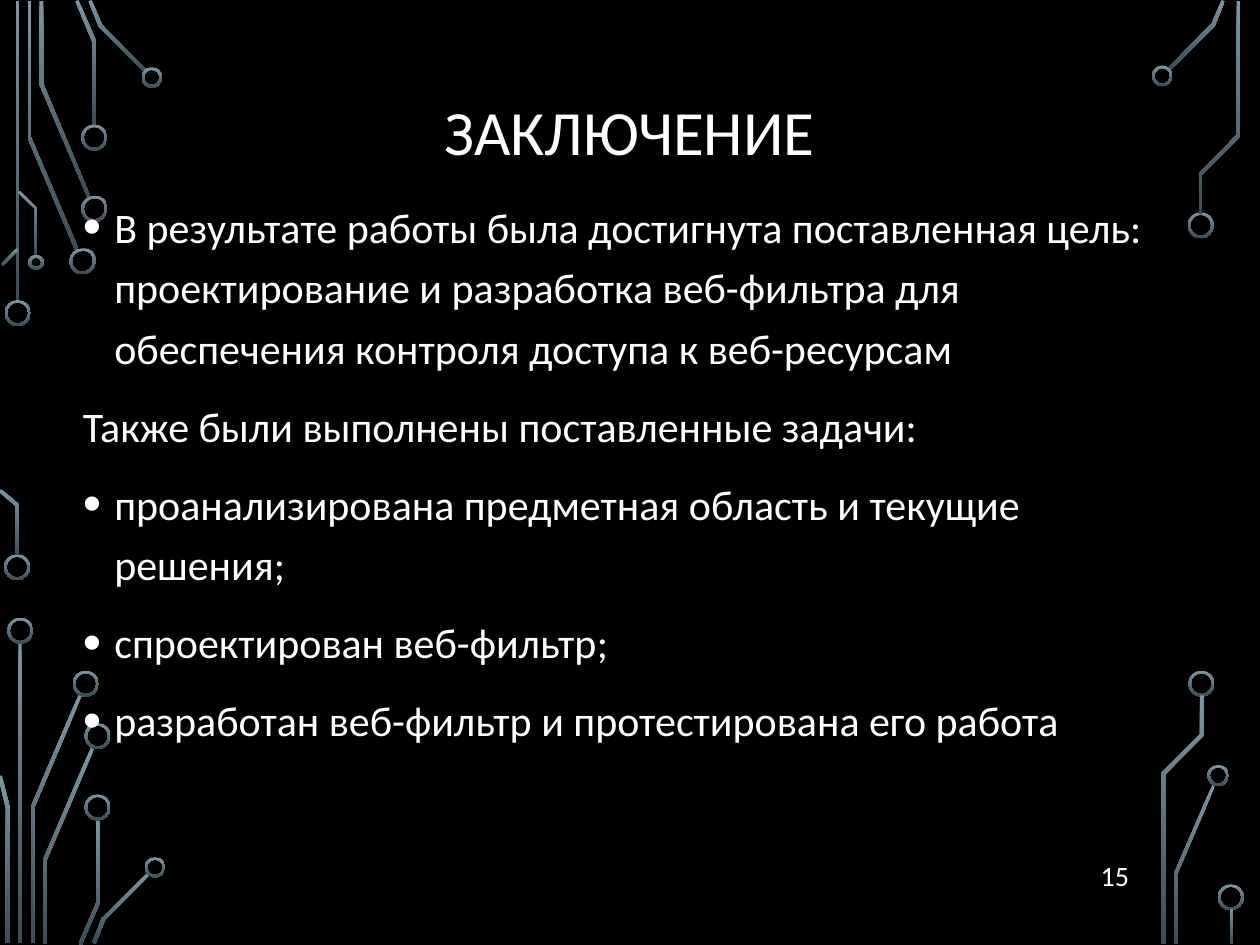
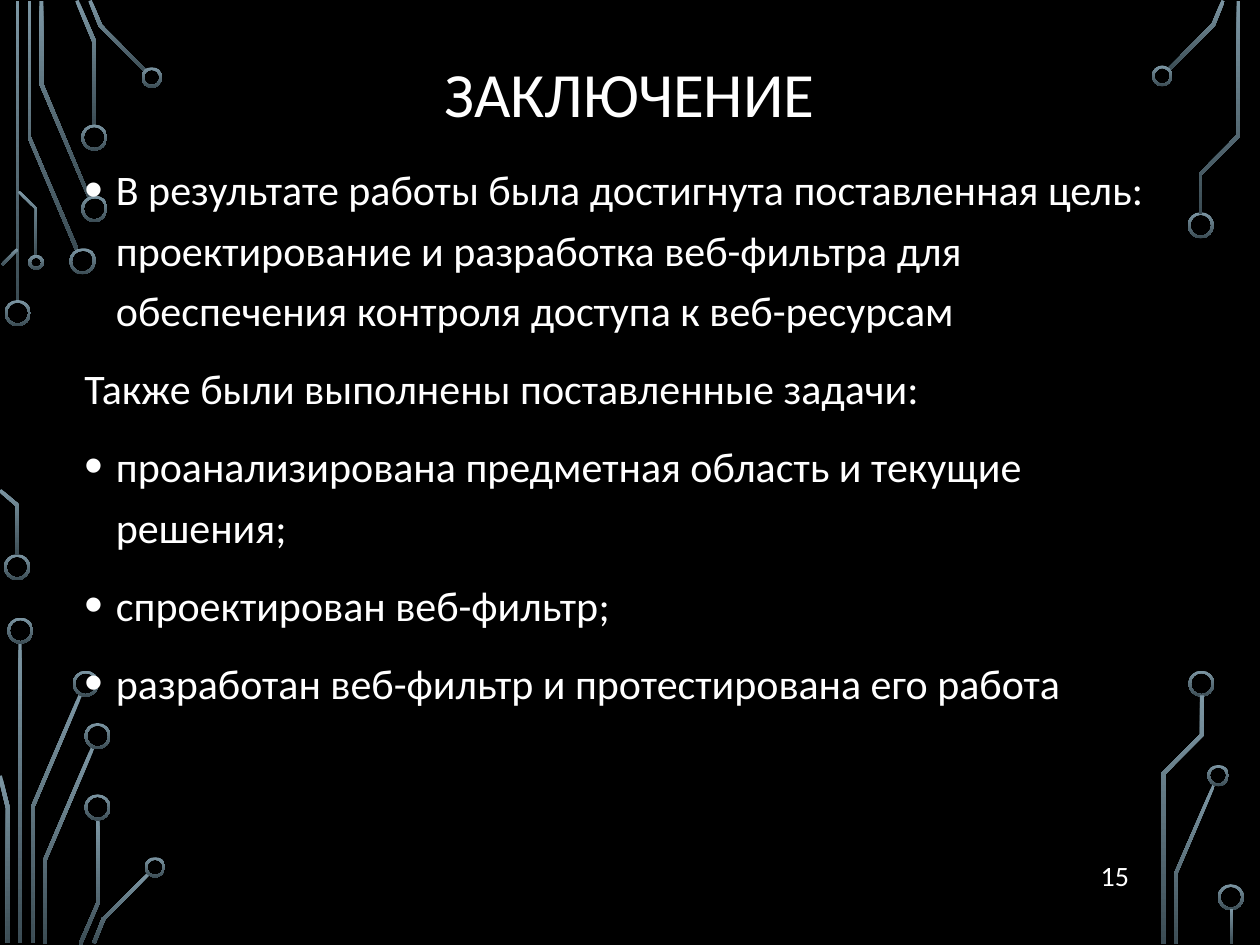
Before and after one commit to BizinMitya/WebFilter, a slide deck: slide 15 of diploma/Проектирование и разработка веб-фильтра для обеспечения контроля доступа к сетевым ресурсам.pptx. Drawn at 1260x945 pixels with LibreOffice and Linux fonts; fonts in the diff are those of the drawing; background and template pictures are left out. Boxes give left, top, right and bottom in pixels: in the first picture for what was removed or moved away, otherwise in the second. Text is boxed around its words. In the diff, an @@ line names an element or a change of style, - is before the commit and + after.

```diff
--- a/diploma/Проектирование и разработка веб-фильтра для обеспечения контроля доступа к сетевым ресурсам.pptx
+++ b/diploma/Проектирование и разработка веб-фильтра для обеспечения контроля доступа к сетевым ресурсам.pptx
@@ title "ЗАКЛЮЧЕНИЕ" moved from (x1=445, y1=114, x2=814, y2=156) to (x1=445, y1=76, x2=814, y2=118) @@
@@ text "В результате работы была достигнута ..." moved from (x1=83, y1=214, x2=1141, y2=743) to (x1=84, y1=176, x2=1143, y2=706) @@
```
Also in this commit, not shown: 7 other slides changed.
